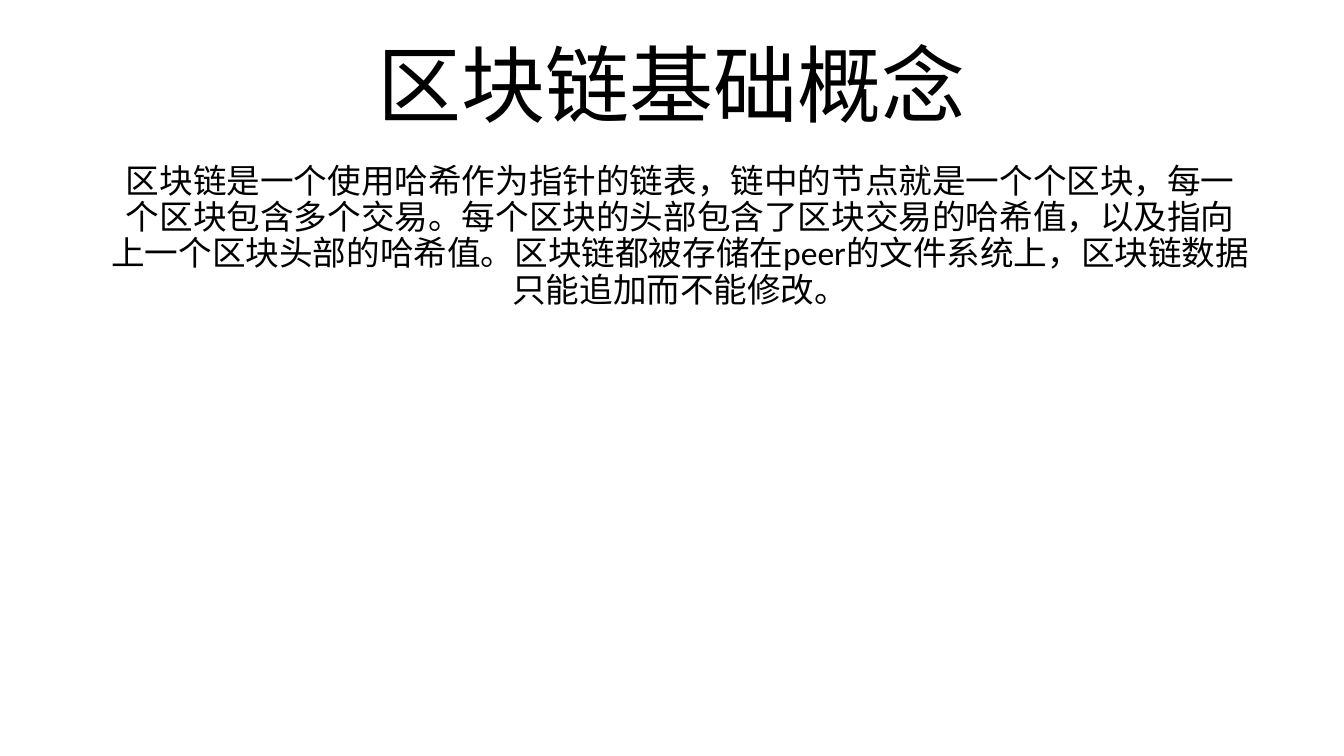
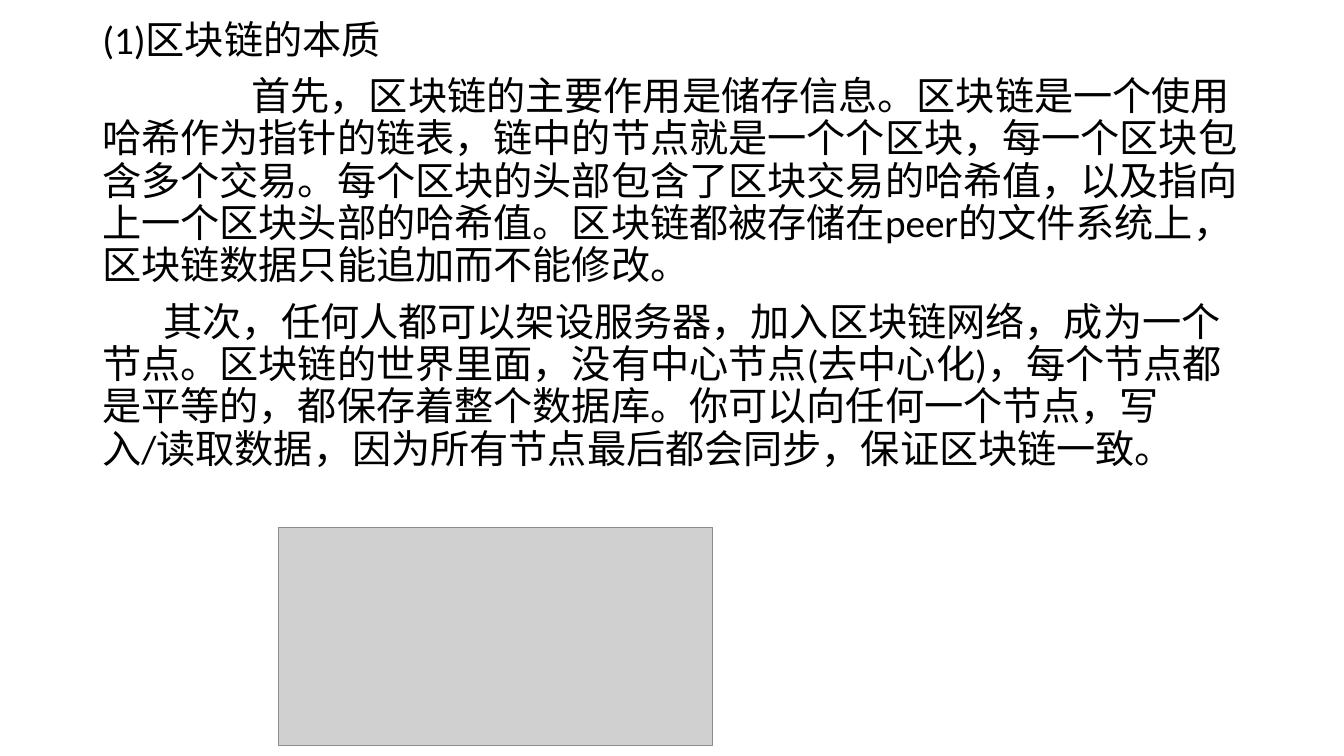
Before and after one commit to db1600800/fabric, a slide deck: slide 2 of 区块链基础概念.ppt (slide 1 before the commit). Drawn at 1344x756 pixels with LibreOffice and Linux fonts; fonts in the diff are those of the drawing; grey boxes stand for pictures. Boxes give left, top, right and bottom in pixels: in the first picture for what was removed or moved away, otherwise in the second. Text is boxed around its words. In the diff, an @@ line names an element or a change of style, - is before the commit and + after.

```diff
--- a/区块链基础概念.ppt
+++ b/区块链基础概念.ppt
@@ text at bbox=[102, 21, 1237, 467]: text changed; size 24 to 28 pt @@
-区块链是一个使用哈希作为指针的链表，链中的节点就是一个个区块，每一个区块包含多个交易。每个区块的头部包含了区块交易的哈希值，以及指向上一个区块头部的哈希值。区块链都被存储在peer的文件系统上，区块链数据只能追加而不能修改。
+(1)区块链的本质
+首先，区块链的主要作用是储存信息。区块链是一个使用哈希作为指针的链表，链中的节点就是一个个区块，每一个区块包含多个交易。每个区块的头部包含了区块交易的哈希值，以及指向上一个区块头部的哈希值。区块链都被存储在peer的文件系统上，区块链数据只能追加而不能修改。
+其次，任何人都可以架设服务器，加入区块链网络，成为一个节点。区块链的世界里面，没有中心节点(去中心化)，每个节点都是平等的，都保存着整个数据库。你可以向任何一个节点，写入/读取数据，因为所有节点最后都会同步，保证区块链一致。
@@ title removed at bbox=[378, 44, 966, 123] @@
-区块链基础概念
@@ picture added at bbox=[279, 527, 712, 746] @@
```
Also in this commit, not shown: 4 slides added, 4 other files.
